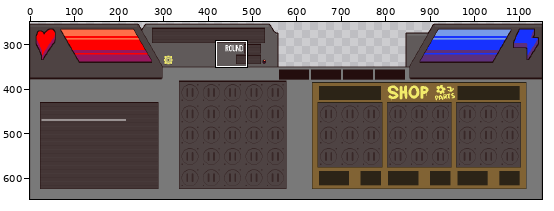
Edited in one commit: pixel-art file (graphics/images/HUD/.hud.ase). The picture above shows the old version from afar; the outline marks the close-up.
Close-up. As it was:
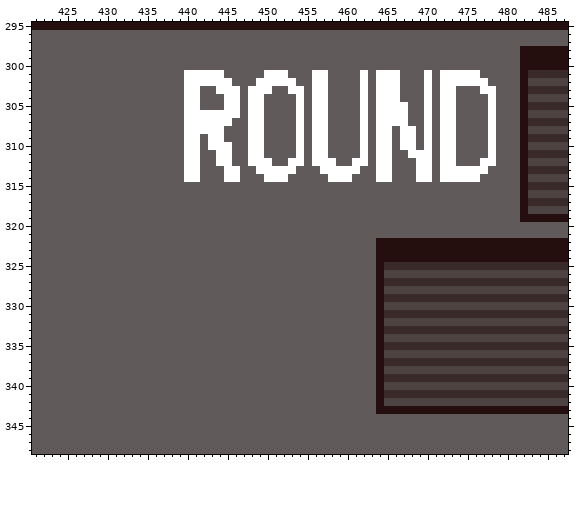
1152x648 pixels, 1 frame. Shown: x 421..487, y 295..348. The wide view leaves out empty margins. The commit also changed other parts of the picture, which this record leaves out.
Now the later version:
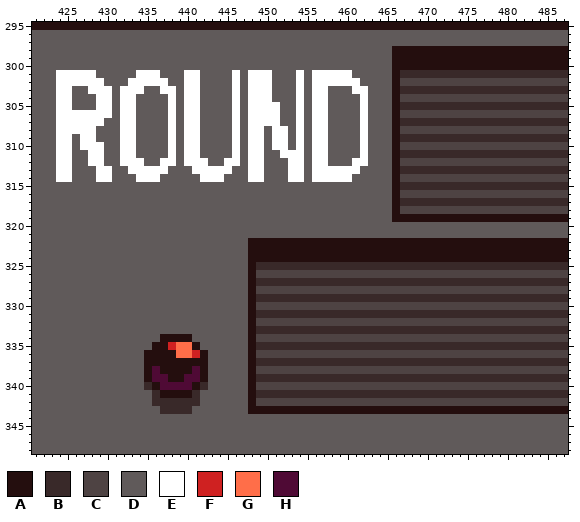
Palette (. is transparent): A #240e0e  B #392929  C #4e4343  D #605a5a  E #ffffff  F #cf2121  G #ff6e49  H #4f0a35
The exact change:
Changed rows in their new state; - is an unchanged pixel.
Layer "infobox/screenBack":
first column x 424:
298 ------------------------------------------AAAAAAAAAAAAAAAA-
299 ------------------------------------------AAAAAAAAAAAAAAAA-
300 ------------------------------------------AAAAAAAAAAAAAAAA-
301 EEEEE-----EEE-----DDD-E-EE-DD-E---EEE-D-DDABBBBBBBBBBBBBBBB
302 EEEEEE---EEEEE----DDDDE-E--DDDE---EEEED-DDACCCCCCCCCCCCCCCC
303 EE--EEE-EEE--EE-----DD-------D-------E--DDABBBBBBBBBBBBBBBB
304 EE---EE-EE----E------D----E-------------DDACCCCCCCCCCCCCCCC
305 EE---EE-EE----E------D----EE------------DDABBBBBBBBBBBBBBBB
306 EEEEEEE-EE----E---DDDD----EE------------DDACCCCCCCCCCCCCCCC
307 EEEEEE--EE----E---DDDDE---EE------------DDABBBBBBBBBBBBBBBB
308 EEEEE---EE----E---DDD-E----EE-----------DDACCCCCCCCCCCCCCCC
309 EE-EE---EE----E----DD-E----EE-----------DDABBBBBBBBBBBBBBBB
310 EE-EEE--EE----E----DDDE----EE-----------DDACCCCCCCCCCCCCCCC
311 EE--EE--EE----E-----DDE-----EE----------DDABBBBBBBBBBBBBBBB
312 EE--EE--EEE--EE---E-D-E---D-------D-----DDACCCCCCCCCCCCCCCC
313 EE---EE--EEEEE--D-EEE-D-E-DDD-E-E-------DDABBBBBBBBBBBBBBBB
314 EE---EE---EEE---DDEEEDD-EEDDDEE-EE------DDACCCCCCCCCCCCCCCC
315 ------------------------------------------ABBBBBBBBBBBBBBBB
316 ------------------------------------------ACCCCCCCCCCCCCCCC
317 ------------------------------------------ABBBBBBBBBBBBBBBB
318 ------------------------------------------ACCCCCCCCCCCCCCCC
319 ------------------------------------------AAAAAAAAAAAAAAAA-
322 ------------------------AAAAAAAAAAAAAAAA-------------------
323 ------------------------AAAAAAAAAAAAAAAA-------------------
324 ------------------------AAAAAAAAAAAAAAAA-------------------
325 ------------------------ABBBBBBBBBBBBBBBB------------------
326 ------------------------ACCCCCCCCCCCCCCCC------------------
327 ------------------------ABBBBBBBBBBBBBBBB------------------
328 ------------------------ACCCCCCCCCCCCCCCC------------------
329 ------------------------ABBBBBBBBBBBBBBBB------------------
330 ------------------------ACCCCCCCCCCCCCCCC------------------
331 ------------------------ABBBBBBBBBBBBBBBB------------------
332 ------------------------ACCCCCCCCCCCCCCCC------------------
333 ------------------------ABBBBBBBBBBBBBBBB------------------
334 -------------AAAA-------ACCCCCCCCCCCCCCCC------------------
335 ------------AAFGGA------ABBBBBBBBBBBBBBBB------------------
336 -----------AAAAGGFA-----ACCCCCCCCCCCCCCCC------------------
337 -----------AAAAAAAA-----ABBBBBBBBBBBBBBBB------------------
338 -----------AHAAAAHA-----ACCCCCCCCCCCCCCCC------------------
339 -----------AHHAAHHA-----ABBBBBBBBBBBBBBBB------------------
340 -----------BAHHHHAB-----ACCCCCCCCCCCCCCCC------------------
341 ------------BAAAAB------ABBBBBBBBBBBBBBBB------------------
342 ------------BBBBBB------ACCCCCCCCCCCCCCCC------------------
343 -------------BBBB-------AAAAAAAAAAAAAAAA-------------------
